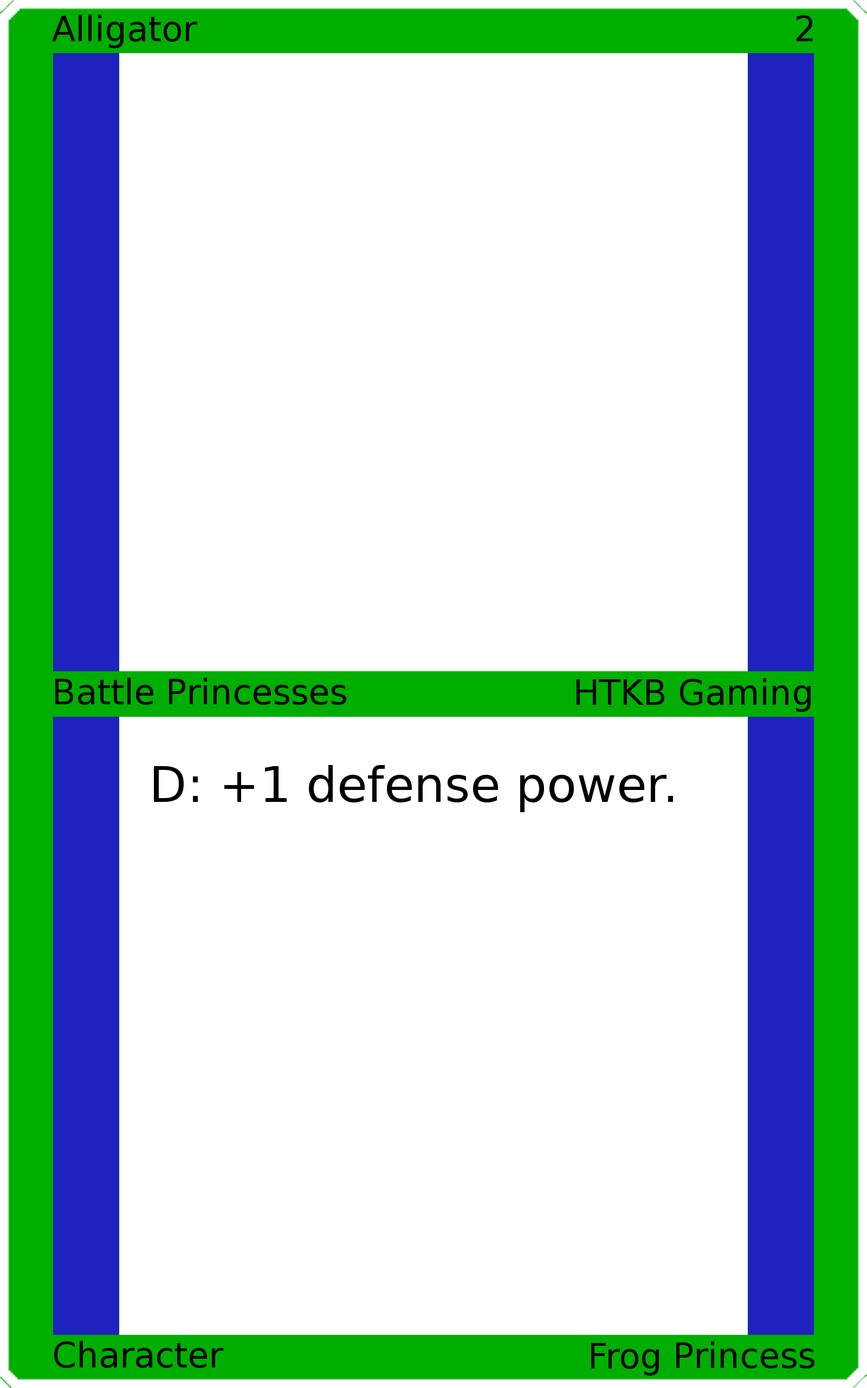
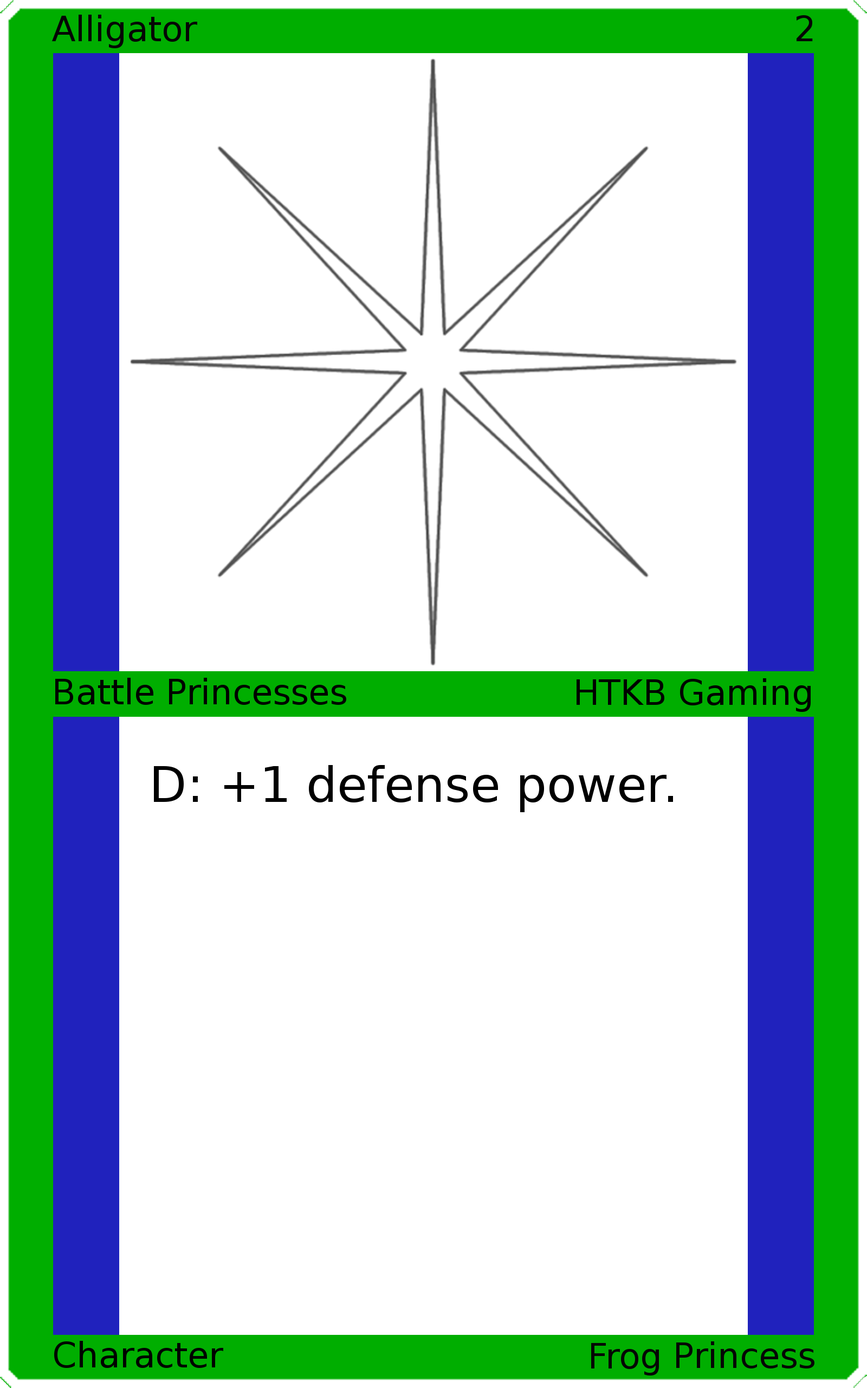
Layers edited between the first and the second 867 x 1388 image:
added layer "Art" above "Top Background" over (129, 57, 738, 666)
